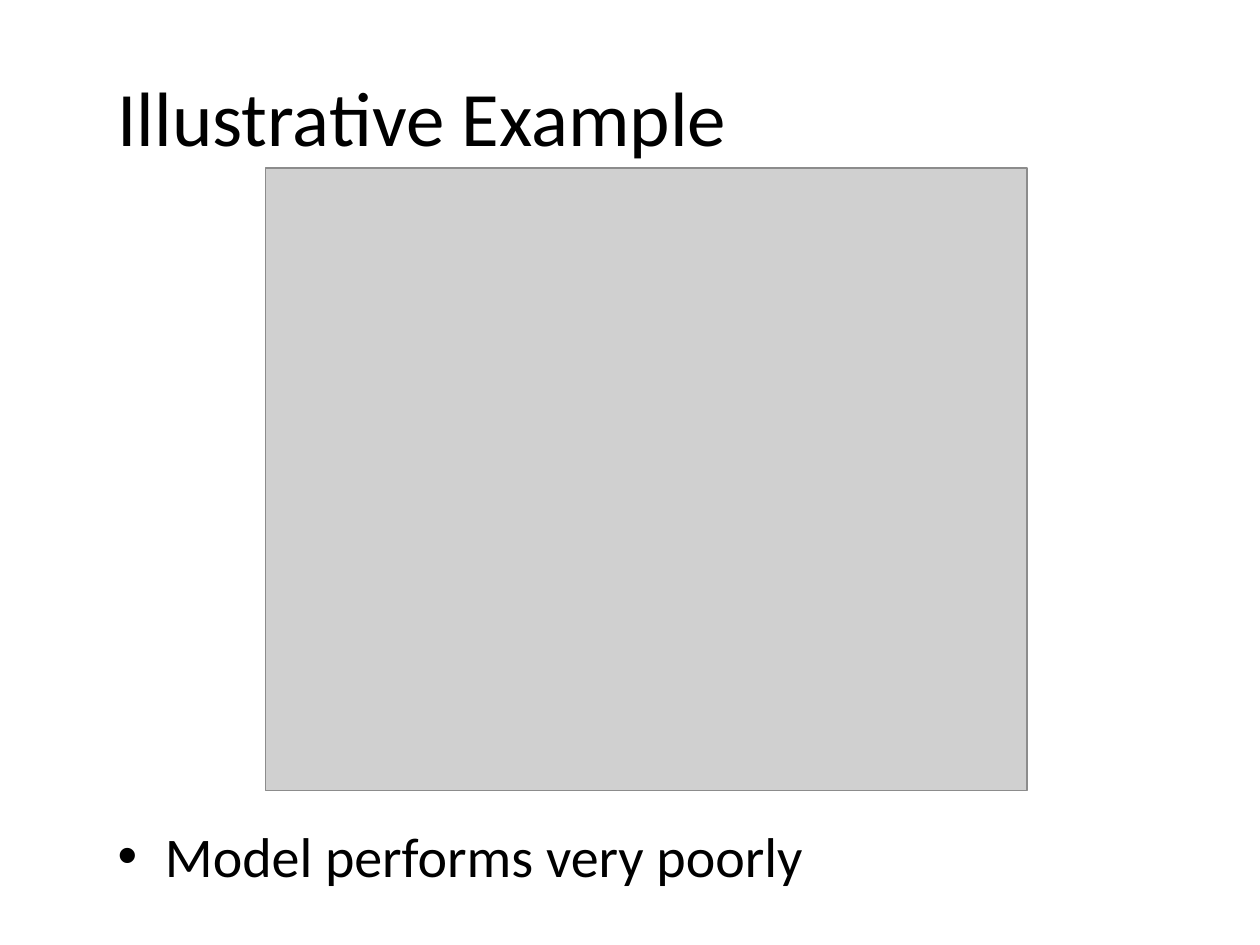
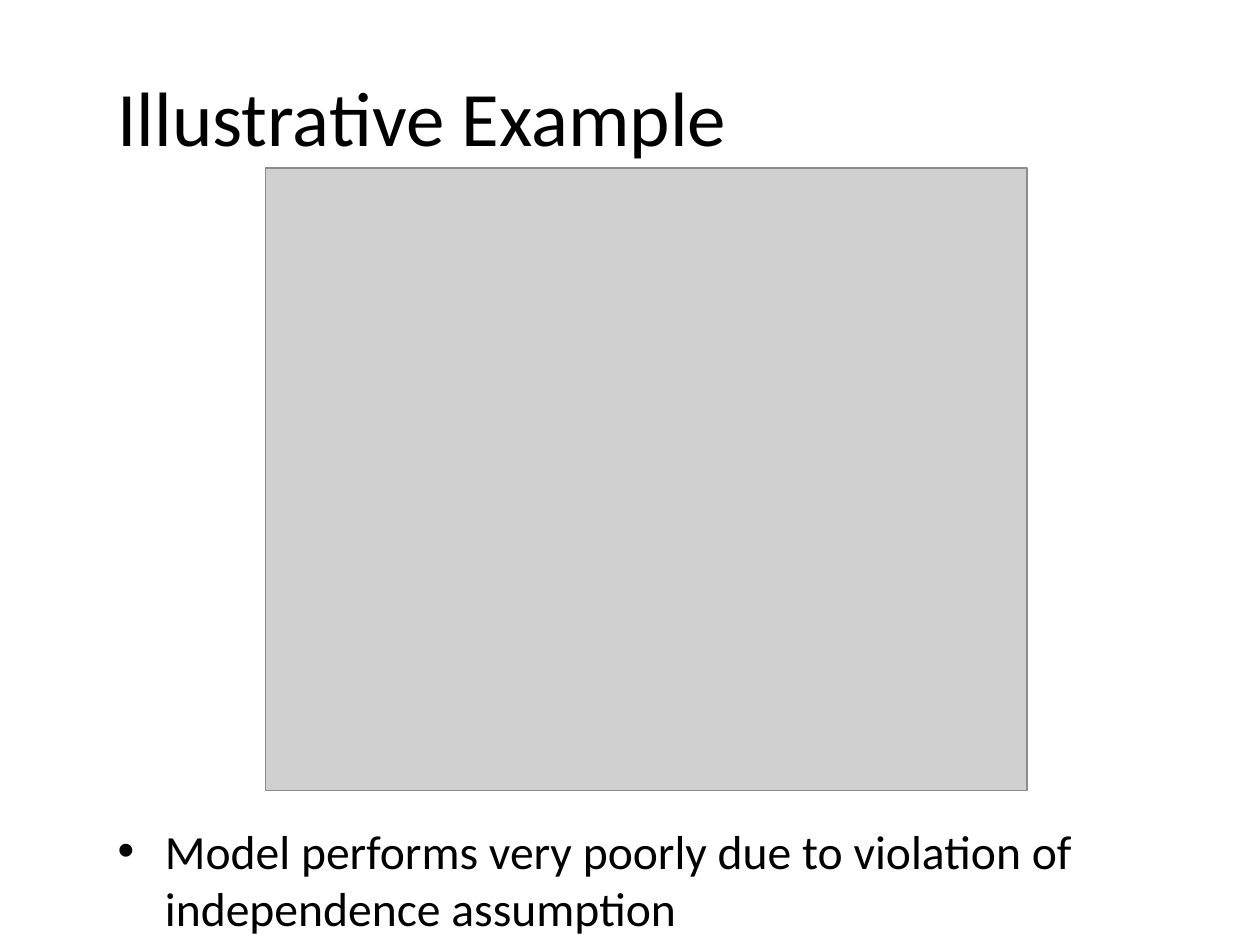
Before and after one commit to adam-m-mcelhinney/MCS507_Final_Project, a slide deck: slide 23 of Presentation/Bayesian Classifiers in Python.pptx. Drawn at 1260x945 pixels with LibreOffice and Linux fonts; fonts in the diff are those of the drawing; grey boxes stand for pictures; background and template pictures are left out. Boxes give left, top, right and bottom in pixels: in the first picture for what was removed or moved away, otherwise in the second. Text is boxed around its words. In the diff, an @@ line names an element or a change of style, - is before the commit and + after.

```diff
--- a/Presentation/Bayesian Classifiers in Python.pptx
+++ b/Presentation/Bayesian Classifiers in Python.pptx
@@ text at box(165, 836, 1072, 934): text changed; size 32 to 27.2 pt @@
-• Model performs very poorly
+• Model performs very poorly due to violation of independence assumption
```
Also in this commit, not shown: 1 other slide changed, 4 slides added, 22 other files.
